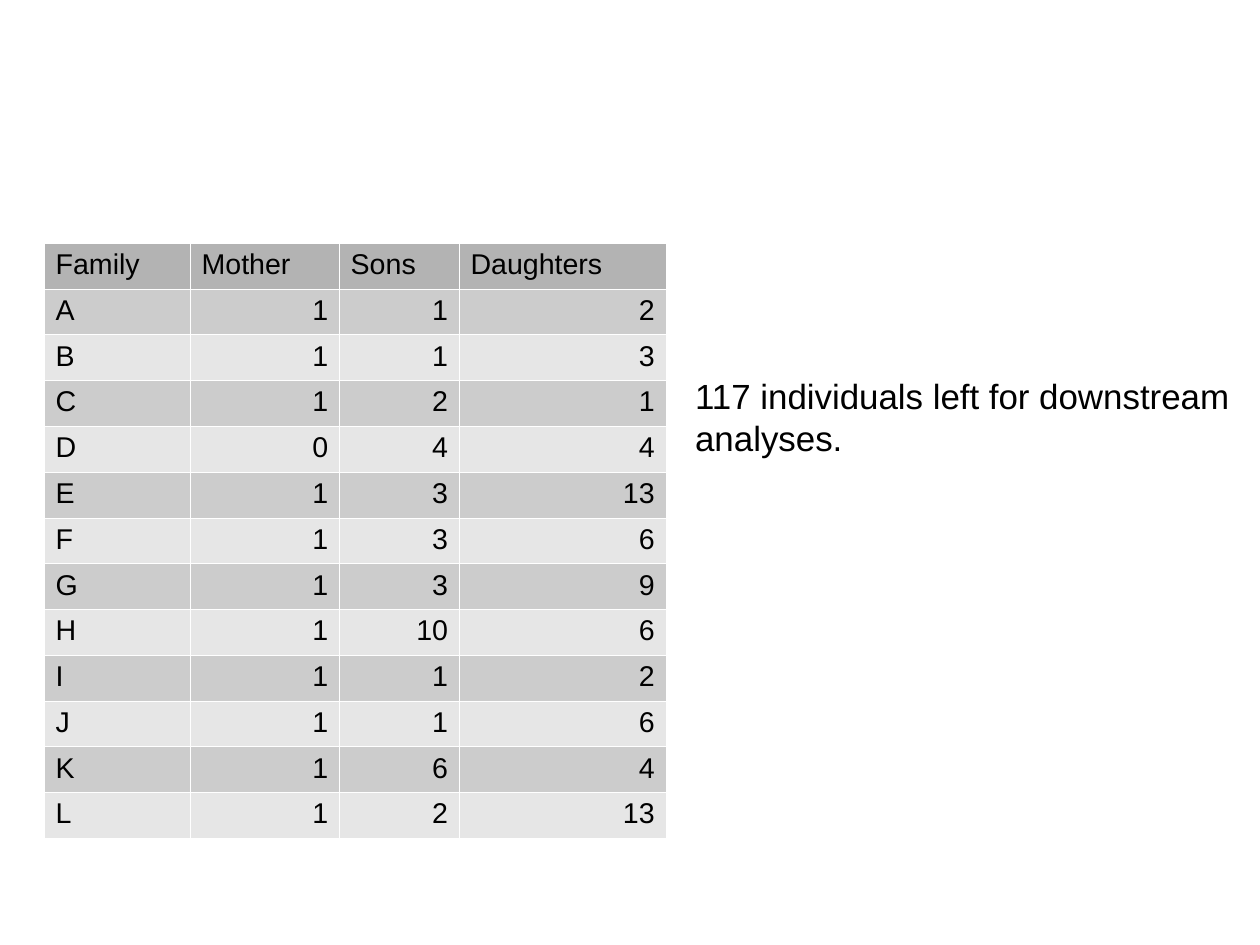
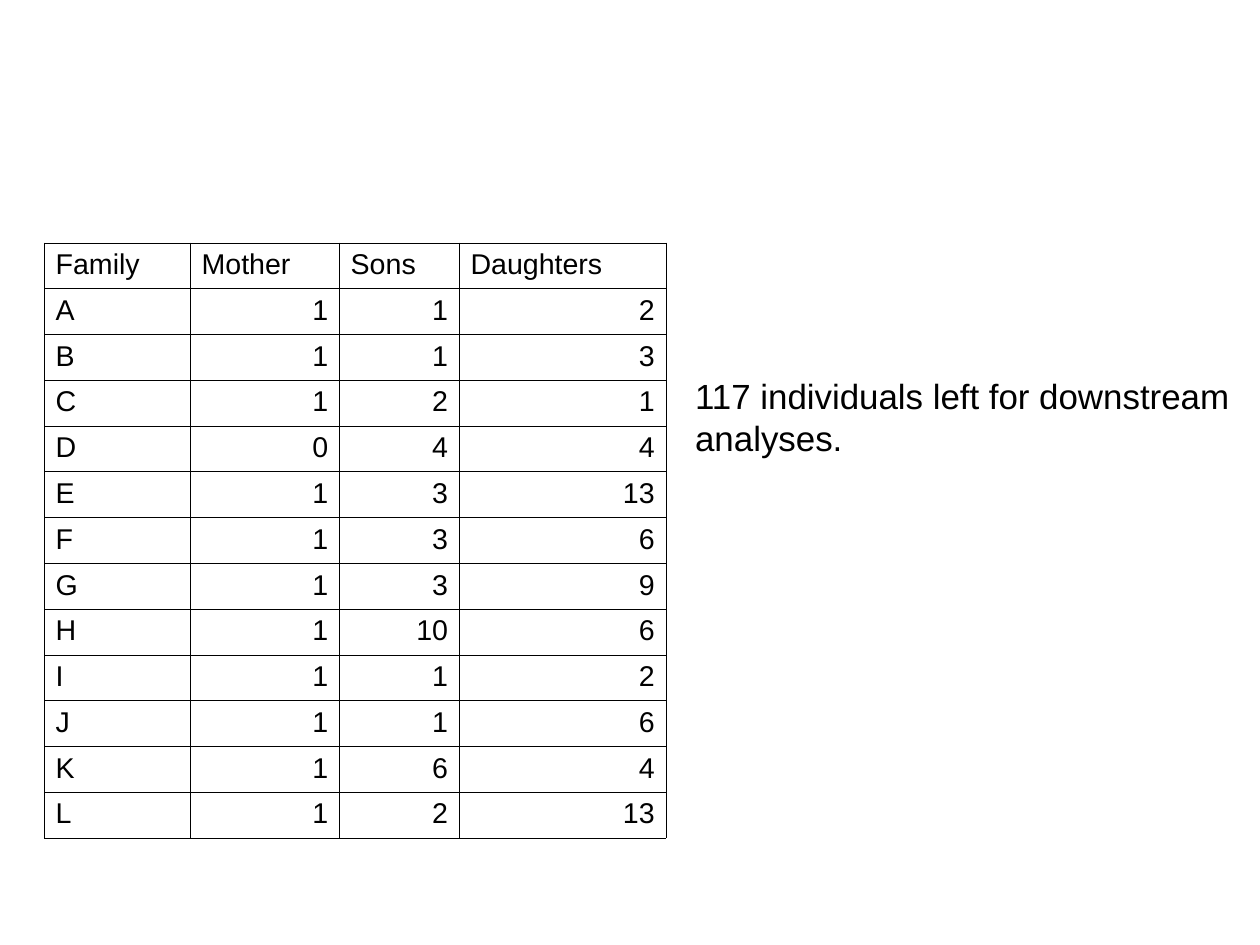
Before and after one commit to cmdoret/master_archive, a slide deck: slide 32 of reports/presentations/lab_meeting_20170712/lab_meeting_20170712.odp (slide 33 before the commit). Drawn at 1260x945 pixels with LibreOffice and Linux fonts; fonts in the diff are those of the drawing. Boxes give left, top, right and bottom in pixels: in the first picture for what was removed or moved away, otherwise in the second. Text is boxed around its words. In the diff, an @@ line names an element or a change of style, - is before the commit and + after.

```diff
--- a/reports/presentations/lab_meeting_20170712/lab_meeting_20170712.odp
+++ b/reports/presentations/lab_meeting_20170712/lab_meeting_20170712.odp
@@ table at [45, 244, 667, 834] @@
@@ fill #B3B3B3 to none in row 1 @@
@@ fill #CCCCCC to none in 24 cells @@
@@ fill #E6E6E6 to none in 24 cells @@
@@ borders changed @@
```
Also in this commit, not shown: 5 other slides changed, 4 other files.
